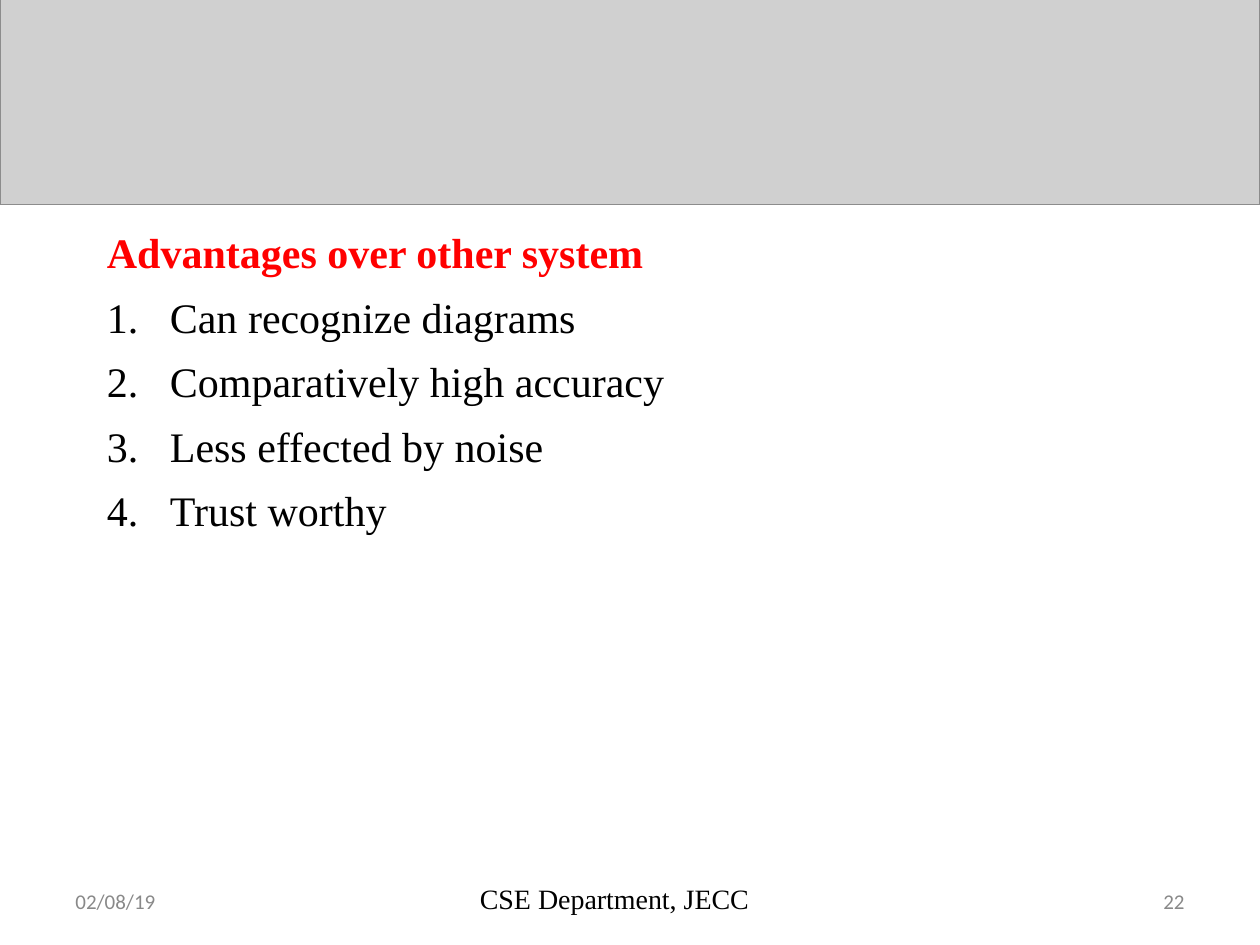
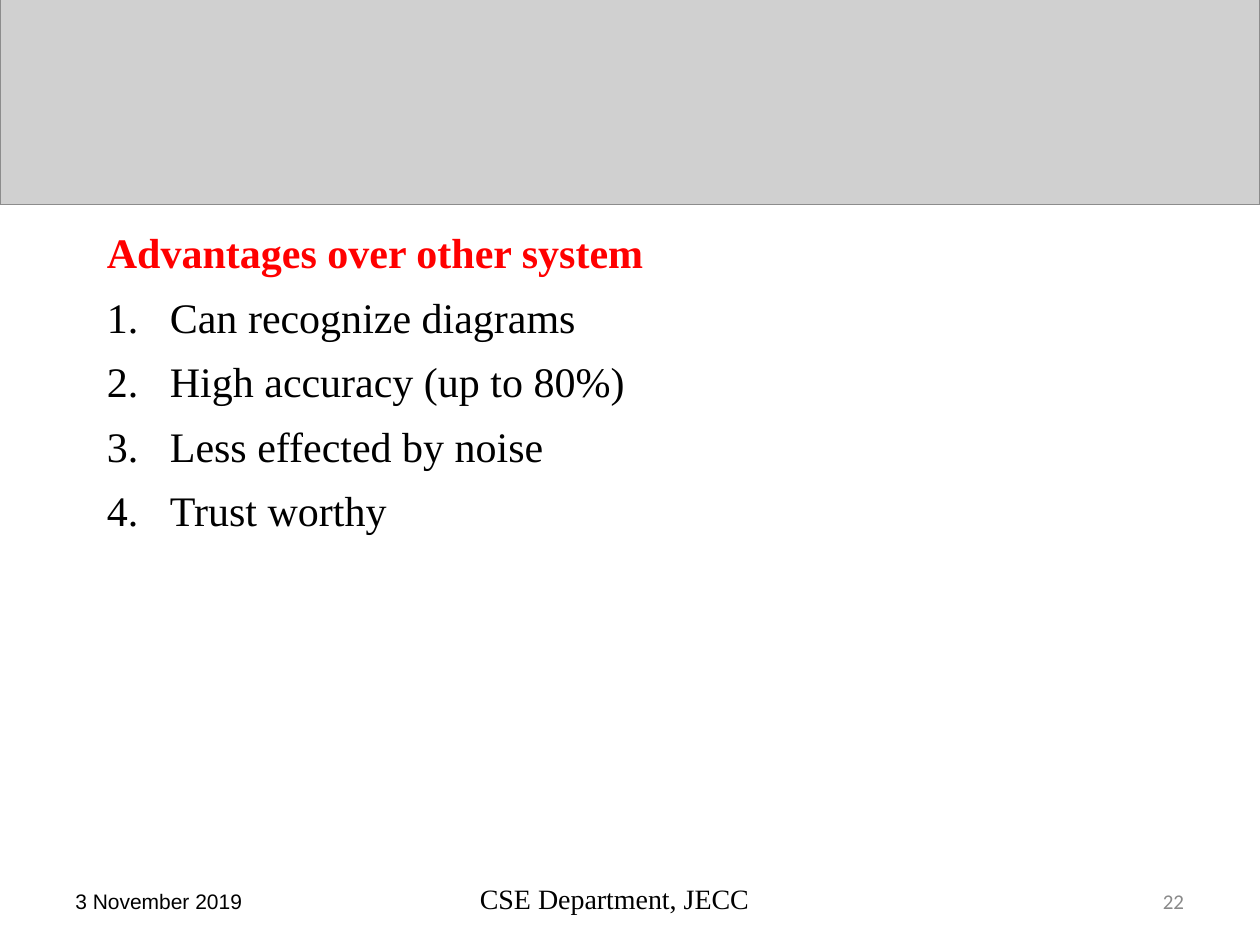
Before and after one commit to sreeragrnandan/Design-Project, a slide deck: slide 22 of DP G7 first review.pptx. Drawn at 1260x945 pixels with LibreOffice and Linux fonts; fonts in the diff are those of the drawing; grey boxes stand for pictures. Boxes give left, top, right and bottom in pixels: in the first picture for what was removed or moved away, otherwise in the second. Text is boxed around its words. In the diff, an @@ line names an element or a change of style, - is before the commit and + after.

```diff
--- a/DP G7 first review.pptx
+++ b/DP G7 first review.pptx
@@ text at (170, 368, 625, 406): text changed @@
-2. Comparatively high accuracy
+2. High accuracy (up to 80%)
@@ text at (75, 893, 242, 910): text changed; font Calibri to Arial; text colour #898989 to #000000 @@
-02/08/19
+3 November 2019
```
Also in this commit, not shown: 23 other slides changed, 2 slides added, 2 slides removed, 7 other files.
